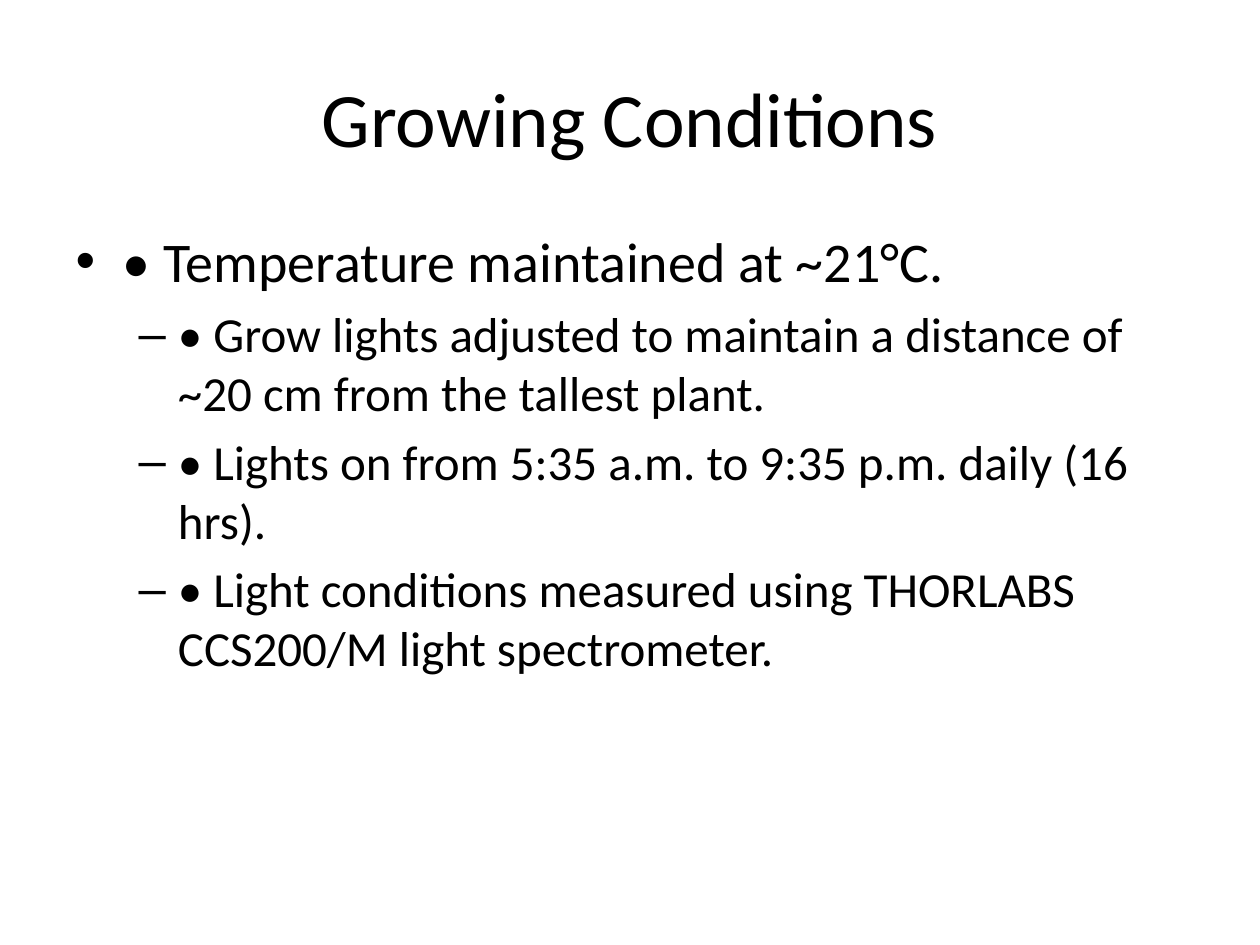
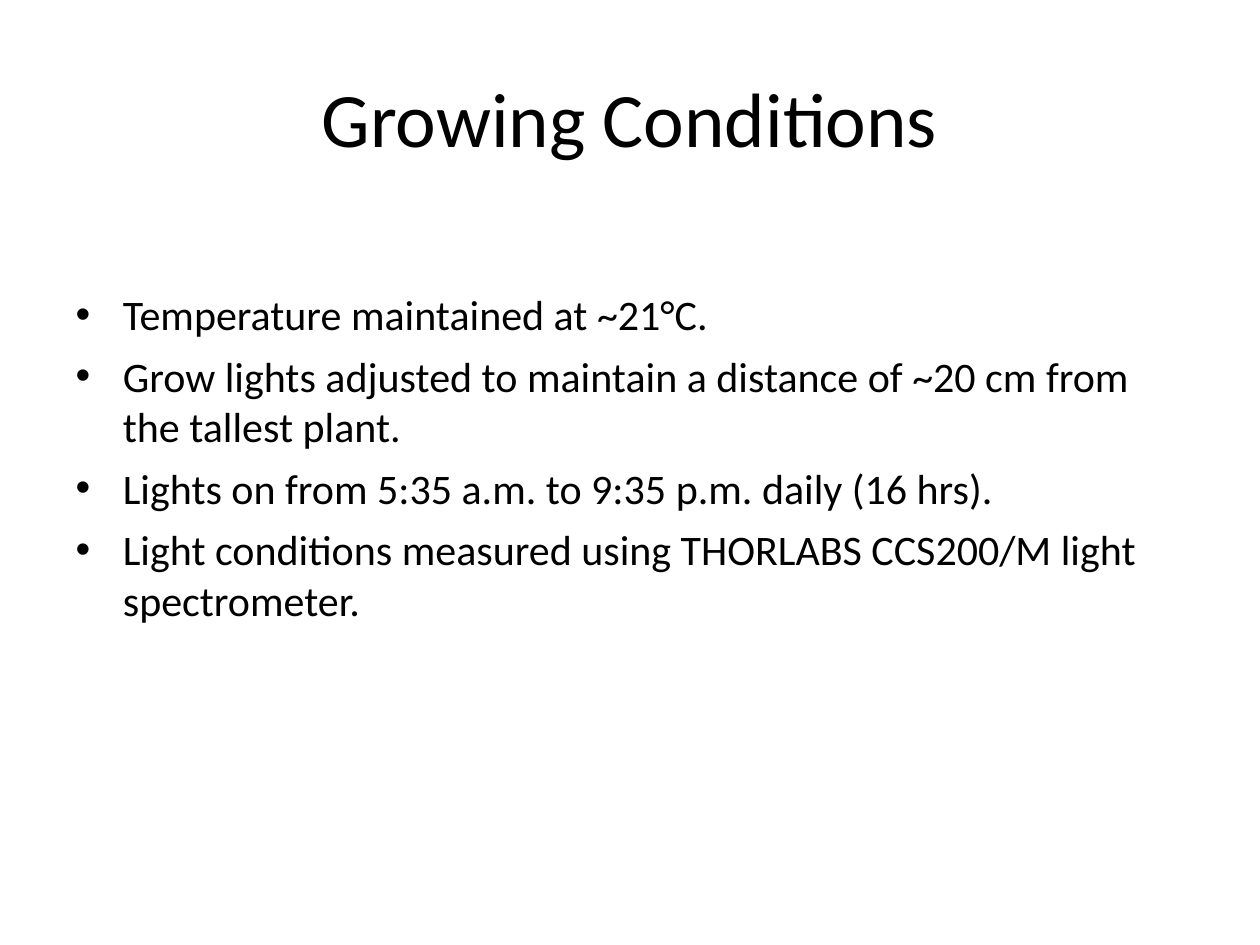
Before and after one commit to IngoGiebel/qbio403_exp_impact_uv-light_on_cannabis_seedling_dev, a slide deck: slide 5 of docs/presentations/Impact_of_UV_Light_on_Cannabis_Seedling_Development.pptx. Drawn at 1260x945 pixels with LibreOffice and Linux fonts; fonts in the diff are those of the drawing. Boxes give left, top, right and bottom in pixels: in the first picture for what was removed or moved away, otherwise in the second. Text is boxed around its words. In the diff, an @@ line names an element or a change of style, - is before the commit and + after.

```diff
--- a/docs/presentations/Impact_of_UV_Light_on_Cannabis_Seedling_Development.pptx
+++ b/docs/presentations/Impact_of_UV_Light_on_Cannabis_Seedling_Development.pptx
@@ text at [123, 300, 1136, 623]: text changed; size 28 to 24 pt @@
-• • Temperature maintained at ~21°C.
-  – • Grow lights adjusted to maintain a distance of ~20 cm from the tallest plant.
-  – • Lights on from 5:35 a.m. to 9:35 p.m. daily (16 hrs).
-  – • Light conditions measured using THORLABS CCS200/M light spectrometer.
+• Temperature maintained at ~21°C.
+• Grow lights adjusted to maintain a distance of ~20 cm from the tallest plant.
+• Lights on from 5:35 a.m. to 9:35 p.m. daily (16 hrs).
+• Light conditions measured using THORLABS CCS200/M light spectrometer.
```
Also in this commit, not shown: 8 other slides changed, 1 slide added, 1 slide removed, 10 other files.
